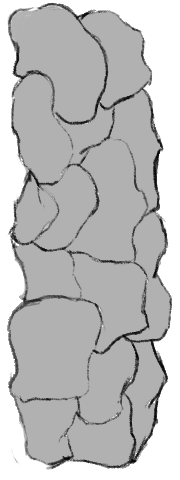
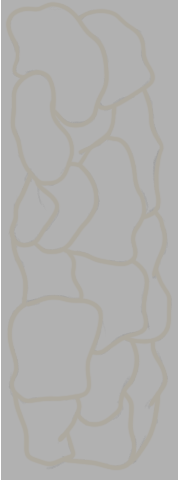
Layer changes from the first 180 x 480 image to the second:
"Layer 33 copy": opacity 100% → 12%, painted on it over [5, 1, 173, 471]
hid "Layer 33" over [7, 2, 172, 470]
showed "Layer 32" over [1, 0, 178, 480]
